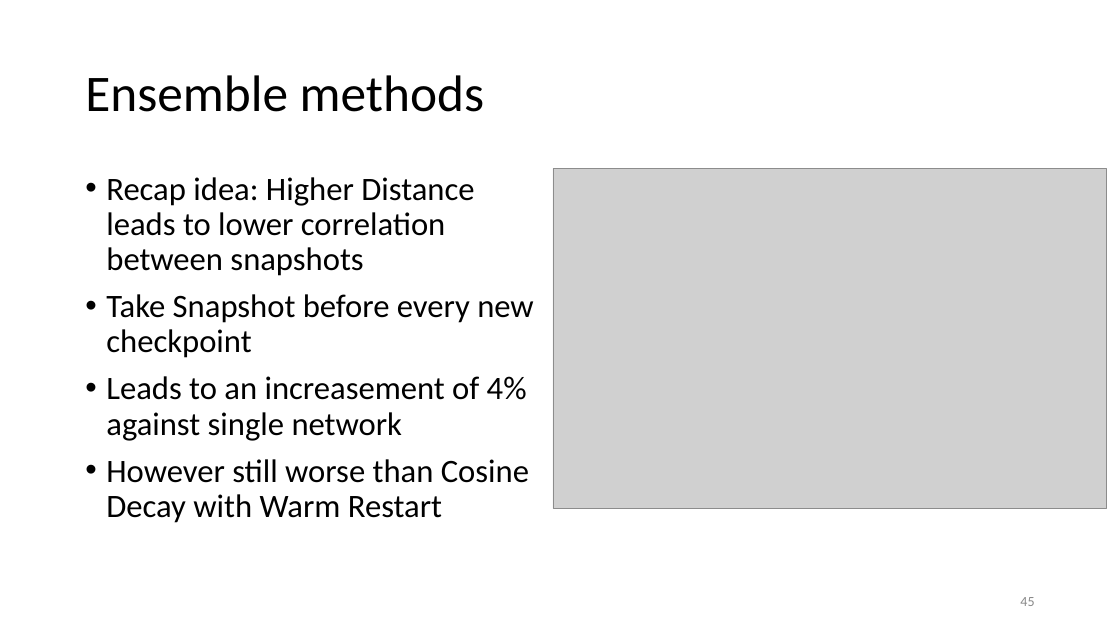
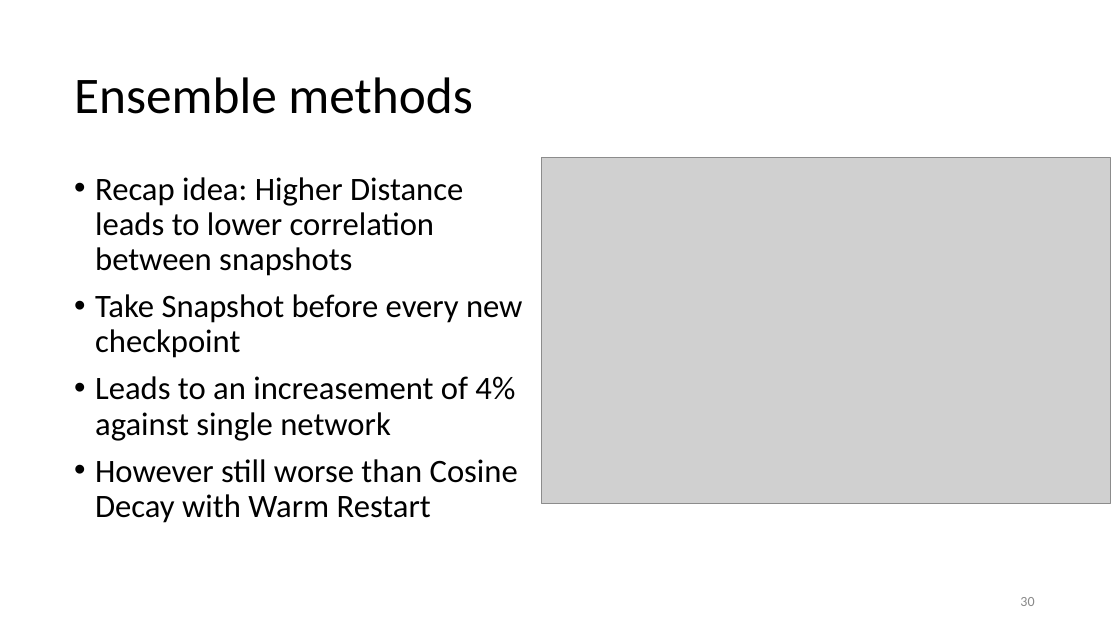
Before and after one commit to philippvb/Bachelorarbeit, a slide deck: slide 30 of presentation/Bachelorthesis_Presentation_final.odp (slide 45 before the commit). Drawn at 1120x630 pixels with LibreOffice and Linux fonts; fonts in the diff are those of the drawing; grey boxes stand for pictures. Boxes give left, top, right and bottom in pixels: in the first picture for what was removed or moved away, otherwise in the second. Text is boxed around its words. In the diff, an @@ line names an element or a change of style, - is before the commit and + after.

```diff
--- a/presentation/Bachelorthesis_Presentation_final.odp
+++ b/presentation/Bachelorthesis_Presentation_final.odp
@@ title "Ensemble methods" moved from (x1=85, y1=75, x2=484, y2=112) to (x1=74, y1=77, x2=472, y2=114) @@
@@ text "Recap idea: Higher Distance leads ..." moved from (x1=106, y1=177, x2=534, y2=523) to (x1=95, y1=177, x2=523, y2=523) @@
@@ picture resized from (x1=553, y1=169, x2=1106, y2=509) to (x1=542, y1=157, x2=1111, y2=503) @@
@@ page number at (x1=1020, y1=597, x2=1034, y2=606): text changed @@
-45
+30
```
Also in this commit, not shown: 13 other slides changed, 1 slide added, 2 slides removed, 12 other files.
